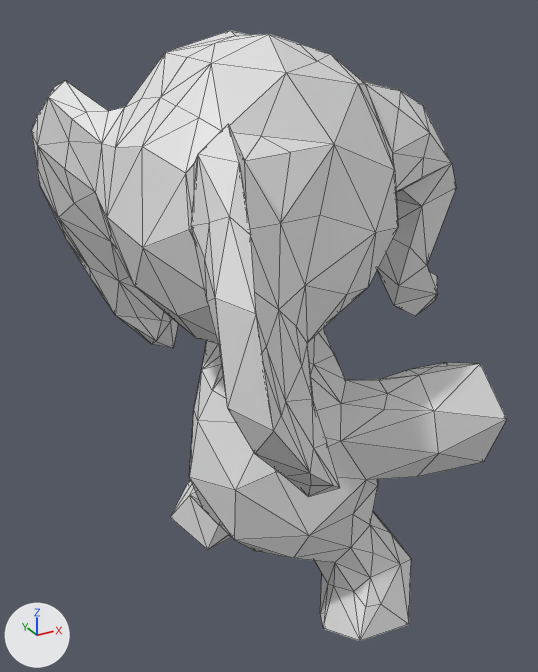
One commit to the OBJ model meshes/elephant/elephant00135.obj: the scene before it, then after it.
Before and after are seen from a 50 mm camera at (-0.83, -1.7, 0.97) aimed at (0.23, 0.22, 0.01). Lighting does not change. The marker at lower left points along +X, +Y and +Z. Mesh edges are drawn as thin lines. Where no turn or scale is listed for an object, it has been applied to the vertices.

Objects in the first picture: 'elephant00135'.
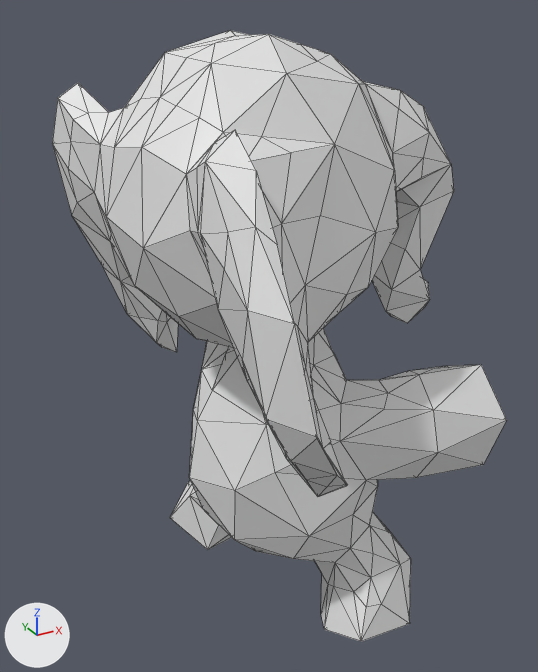
Changed parts and their boxes (x1, y1, x2, y2) in the pictures (538 x 672 px; the box of a moved part takes in the faces that stretch with it):
'elephant00135', reshaped
    before: (31, 30, 507, 641)
    after: (52, 30, 507, 642)
part 1 of me_elephant00135, moved or reshaped
    before: (31, 80, 178, 348)
    after: (52, 83, 178, 352)
part 2 of me_elephant00135, moved or reshaped
    before: (186, 124, 340, 497)
    after: (186, 130, 347, 497)
part 3 of me_elephant00135, moved or reshaped
    before: (377, 163, 456, 316)
    after: (372, 165, 454, 323)
part 4 of me_elephant00135, moved or reshaped
    before: (410, 363, 507, 477)
    after: (411, 365, 507, 477)

What changed in the scene script:
```text
Change me_elephant00135:
    used by ob_elephant00135; location = (0.0, 0.0, 0.0)
    before: 10 (0.8, -0.1, -0.25), 18 (0.78, 0.0, -0.33), 19 (0.78, -0.01, -0.11) at pixel (445, 362), 37 (0.6, -0.02, -0.33), 40 (0.6, 0.02, -0.21)
    before: 335 (0.78, -0.16, -0.14)
    remove me_elephant00135.from_pydata(...)  # 397 vertices, 790 faces; spans x -0.33..0.96, y -0.69..1.02, z -1.04..0.92
    add me_elephant00135.from_pydata(...)  # 397 vertices, 790 faces; spans x -0.28..0.91, y -0.73..1.0, z -1.04..0.92
    me_elephant00135 part 1: 61 of 397 vertices moved; they spanned x -0.33..0.05, y 0.37..1.02, z -0.14..0.78 and now span x -0.28..0.06, y 0.38..1.0, z -0.15..0.77; mean shift (0.07, 0.0, -0.01); largest move (-0.22, 1.02, 0.38) -> (-0.01, 1.0, 0.37)
    me_elephant00135 part 2: 51 of the vertices in x -0.31..0.13, y -0.69..-0.15, z -0.16..0.77 are multiplied about their middle by the matrix ((0.976, -0.113, -0.018), (0.107, 1.01, -0.005), (0.02, 0.022, 1.004)), then moved by (0.03, -0.01, -0.01)
    me_elephant00135 part 3: all 24 vertices in x 0.72..0.96, y 0.16..0.38, z -0.04..0.57 are multiplied about their middle by the matrix ((1.006, -0.03, 0.088), (0.028, 1.009, 0.028), (-0.089, -0.026, 1.006)), then moved by (-0.03, -0.01, -0.01)
    me_elephant00135 part 4
    add for i in [10, 18, 37]: me_elephant00135.vertices[i].co += Vector((0.0, -0.01, -0.01))
    add for i in [19, 40, 335]: me_elephant00135.vertices[i].co += Vector((0.0, 0.0, -0.01))
    me_elephant00135.vertices[9].co: (0.76, -0.24, -0.37) -> (0.76, -0.25, -0.37)  # pixel (483, 462) -> pixel (483, 464)
```
